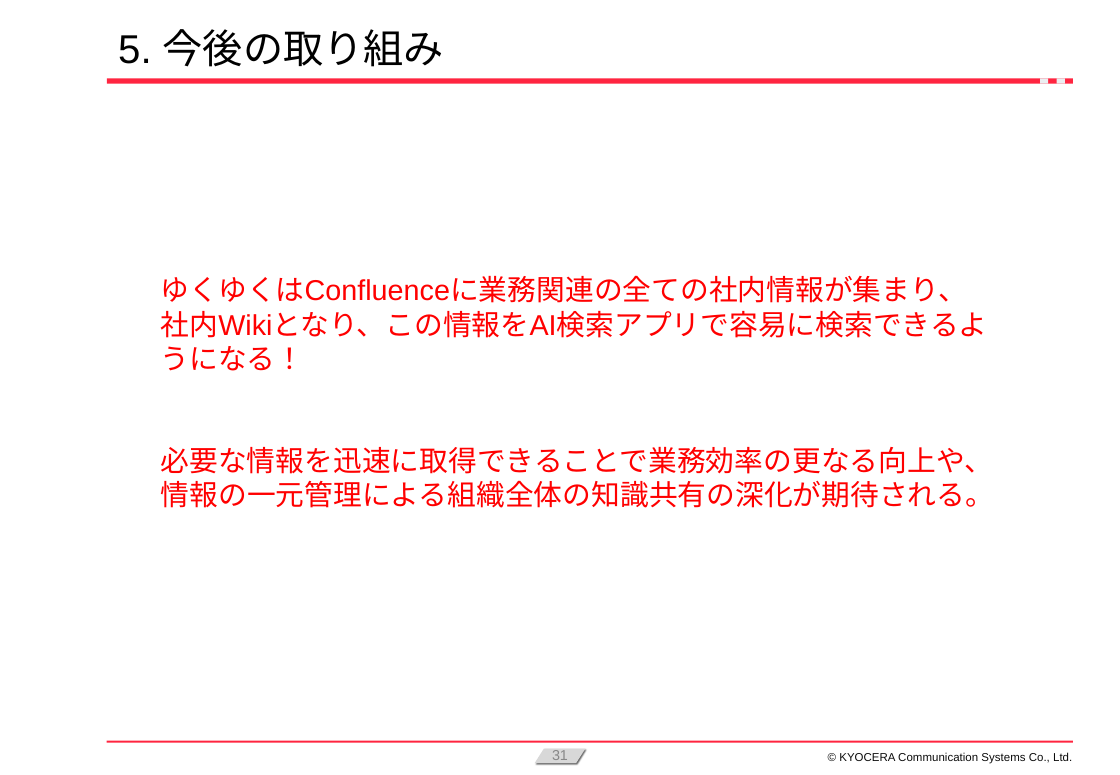
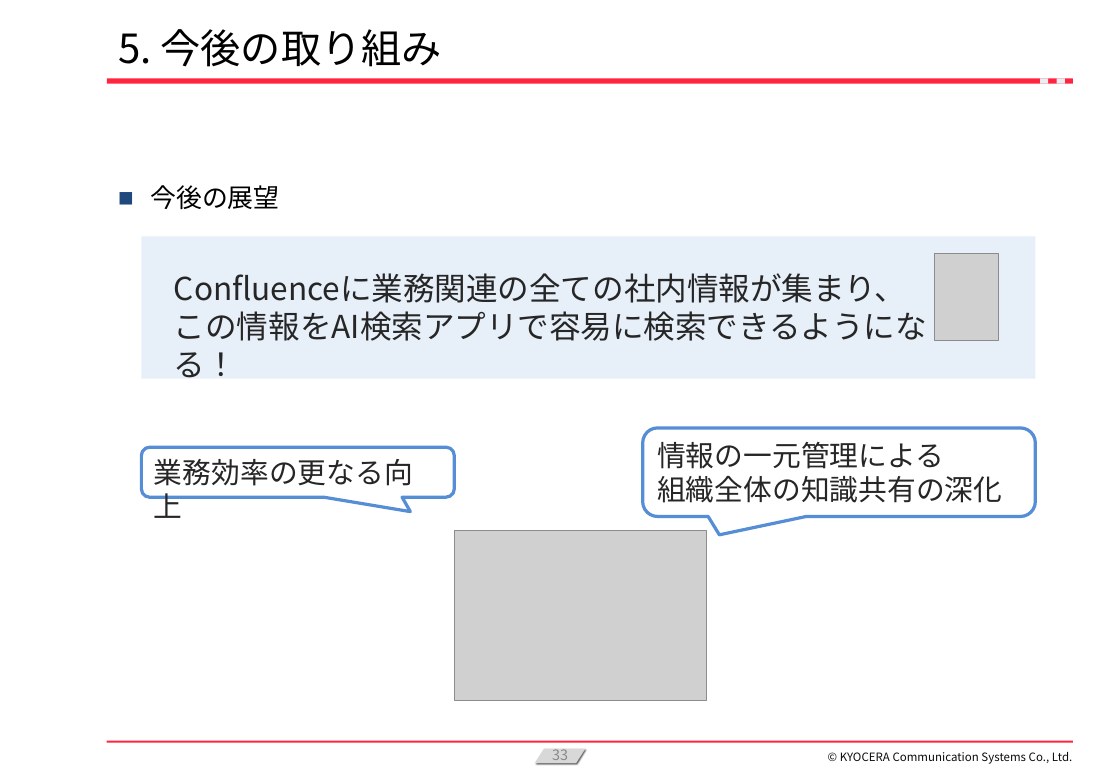
Before and after one commit to KanataOsako/SCSA, a slide deck: slide 33 of src/研究レポート/業務改善【大迫かなた】2024年予選会資料_最新.pptx (slide 31 before the commit). Drawn at 1120x775 pixels with LibreOffice and Linux fonts; fonts in the diff are those of the drawing; grey boxes stand for pictures; background and template pictures are left out. Boxes give left, top, right and bottom in pixels: in the first picture for what was removed or moved away, otherwise in the second. Text is boxed around its words. In the diff, an @@ line names an element or a change of style, - is before the commit and + after.

```diff
--- a/src/研究レポート/業務改善【大迫かなた】2024年予選会資料_最新.pptx
+++ b/src/研究レポート/業務改善【大迫かなた】2024年予選会資料_最新.pptx
@@ title "5. 今後の取り組み" at (118,29,442,67): font Arial to Noto Sans CJK JP @@
@@ text added at (150,185,279,209), 18 pt, text #000000 @@
+■ 今後の展望
@@ rectangle "Confluenceに業務関連の全ての社内情報が集まり、": place and size @@
-rectangle "Confluenceに業務関連の全ての社内情報が集まり、" at (161,275,988,338)
+rectangle "Confluenceに業務関連の全ての社内情報が集まり、" at (142,237,1036,380)
@@ rectangle "Confluenceに業務関連の全ての社内情報が集まり、" at (142,237,1036,380): fill none to #E7EFF9 @@
@@ picture added at (935,253,999,340) @@
@@ text in rectangle at (174,273,927,341): text changed; size 20 to 22 pt; font Arial to Noto Sans CJK JP; text colour #FF0000 to #262626 @@
-ゆくゆくはConfluenceに業務関連の全ての社内情報が集まり、
-社内Wikiとなり、この情報をAI検索アプリで容易に検索できるようになる！
+Confluenceに業務関連の全ての社内情報が集まり、
+この情報をAI検索アプリで容易に検索できるようになる！
@@ rounded speech box "業務効率の更なる向上": place and size @@
-rounded speech box "業務効率の更なる向上" at (161,447,995,508)
+rounded speech box "業務効率の更なる向上" at (142,448,455,497)
@@ rounded speech box "業務効率の更なる向上" at (142,448,455,497): outline none to #558ED5 2.25 pt @@
@@ rounded speech box added at (643,428,1036,517), outline #558ED5 2.25 pt, 20 pt, text #262626 @@
+情報の一元管理による
+組織全体の知識共有の深化
@@ text in rounded speech box at (154,459,413,486): text changed; font Arial to Noto Sans CJK JP; text colour #FF0000 to #262626 @@
-必要な情報を迅速に取得できることで業務効率の更なる向上や、情報の一元管理による組織全体の知識共有の深化が期待される。
+業務効率の更なる向上
@@ picture added at (454,531,706,700) @@
@@ page number at (552,749,568,764): text changed; font Arial to Noto Sans CJK JP @@
-31
+33
@@ text "© KYOCERA Communication Systems Co., ..." at (840,752,1073,764): font Arial to Noto Sans CJK JP @@
```
Also in this commit, not shown: 26 other slides changed, 7 slides added, 5 slides removed.
